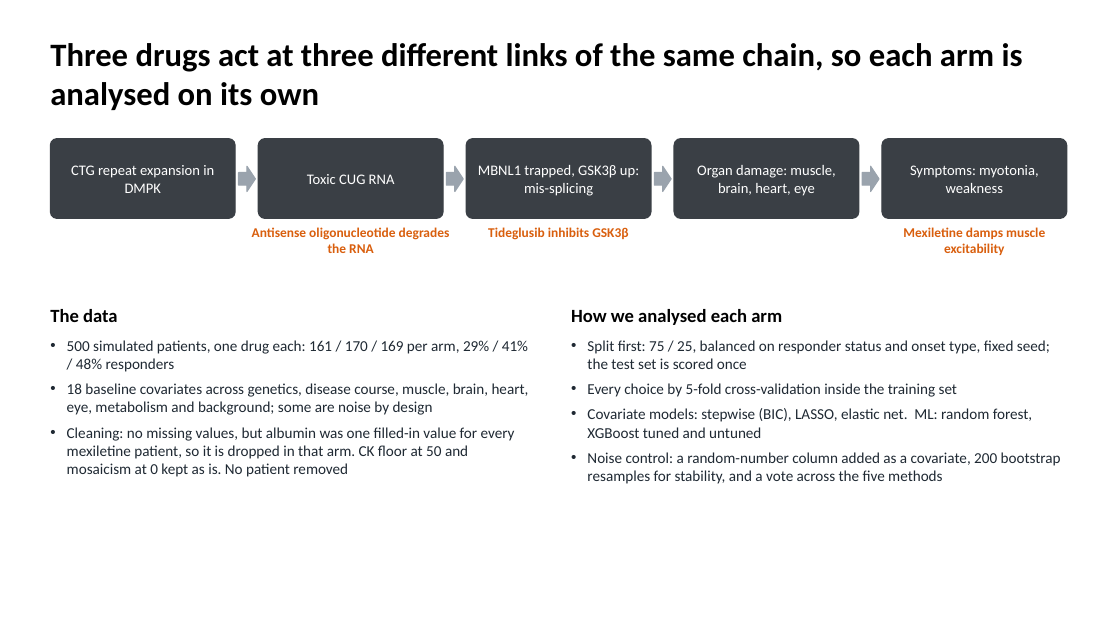
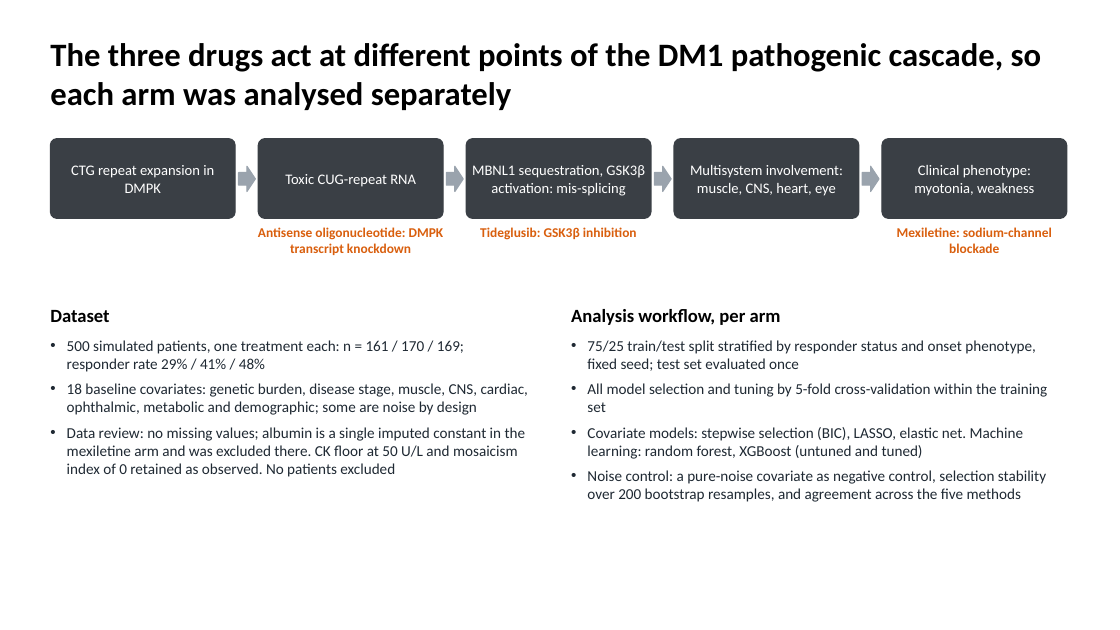
Before and after one commit to euibeom135-cell/acop2026-hackathon-team1, a slide deck: slide 3 of slides/Team1_DM1_slides.pptx. Drawn at 1120x630 pixels with LibreOffice and Linux fonts; fonts in the diff are those of the drawing. Boxes give left, top, right and bottom in pixels: in the first picture for what was removed or moved away, otherwise in the second. Text is boxed around its words. In the diff, an @@ line names an element or a change of style, - is before the commit and + after.

```diff
--- a/slides/Team1_DM1_slides.pptx
+++ b/slides/Team1_DM1_slides.pptx
@@ title at [50, 43, 1042, 110]: text changed @@
-Three drugs act at three different links of the same chain, so each arm is analysed on its own
+The three drugs act at different points of the DM1 pathogenic cascade, so each arm was analysed separately
@@ text at [285, 174, 416, 187]: text changed @@
-Toxic CUG RNA
+Toxic CUG-repeat RNA
@@ text at [472, 165, 645, 196]: text changed @@
-MBNL1 trapped, GSK3β up: mis-splicing
+MBNL1 sequestration, GSK3β activation: mis-splicing
@@ text at [690, 165, 843, 196]: text changed @@
-Organ damage: muscle, brain, heart, eye
+Multisystem involvement: muscle, CNS, heart, eye
@@ text at [914, 165, 1034, 196]: text changed @@
-Symptoms: myotonia, weakness
+Clinical phenotype: myotonia, weakness
@@ text at [258, 227, 444, 255]: text changed @@
-Antisense oligonucleotide degrades the RNA
+Antisense oligonucleotide: DMPK transcript knockdown
@@ text at [480, 227, 637, 240]: text changed @@
-Tideglusib inhibits GSK3β
+Tideglusib: GSK3β inhibition
@@ text at [897, 227, 1052, 253]: text changed @@
-Mexiletine damps muscle excitability
+Mexiletine: sodium-channel blockade
@@ text at [50, 310, 109, 322]: text changed @@
-The data
+Dataset
@@ text at [571, 309, 781, 325]: text changed @@
-How we analysed each arm
+Analysis workflow, per arm
@@ text at [67, 340, 528, 477]: text changed @@
-• 500 simulated patients, one drug each: 161 / 170 / 169 per arm, 29% / 41% / 48% responders
-• 18 baseline covariates across genetics, disease course, muscle, brain, heart, eye, metabolism and background; some are noise by design
-• Cleaning: no missing values, but albumin was one filled-in value for every mexiletine patient, so it is dropped in that arm. CK floor at 50 and mosaicism at 0 kept as is. No patient removed
+• 500 simulated patients, one treatment each: n = 161 / 170 / 169; responder rate 29% / 41% / 48%
+• 18 baseline covariates: genetic burden, disease stage, muscle, CNS, cardiac, ophthalmic, metabolic and demographic; some are noise by design
+• Data review: no missing values; albumin is a single imputed constant in the mexiletine arm and was excluded there. CK floor at 50 U/L and mosaicism index of 0 retained as observed. No patients excluded
@@ text at [587, 340, 1047, 502]: text changed @@
-• Split first: 75 / 25, balanced on responder status and onset type, fixed seed; the test set is scored once
-• Every choice by 5-fold cross-validation inside the training set
-• Covariate models: stepwise (BIC), LASSO, elastic net. ML: random forest, XGBoost tuned and untuned
-• Noise control: a random-number column added as a covariate, 200 bootstrap resamples for stability, and a vote across the five methods
+• 75/25 train/test split stratified by responder status and onset phenotype, fixed seed; test set evaluated once
+• All model selection and tuning by 5-fold cross-validation within the training set
+• Covariate models: stepwise selection (BIC), LASSO, elastic net. Machine learning: random forest, XGBoost (untuned and tuned)
+• Noise control: a pure-noise covariate as negative control, selection stability over 200 bootstrap resamples, and agreement across the five methods
```
Also in this commit, not shown: 8 other slides changed.
